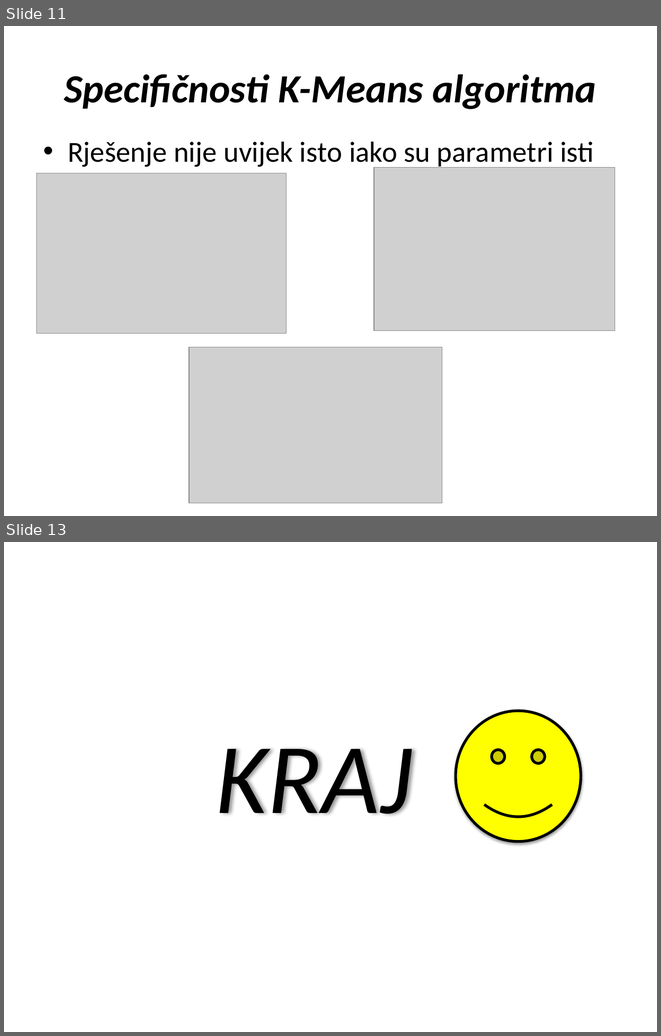
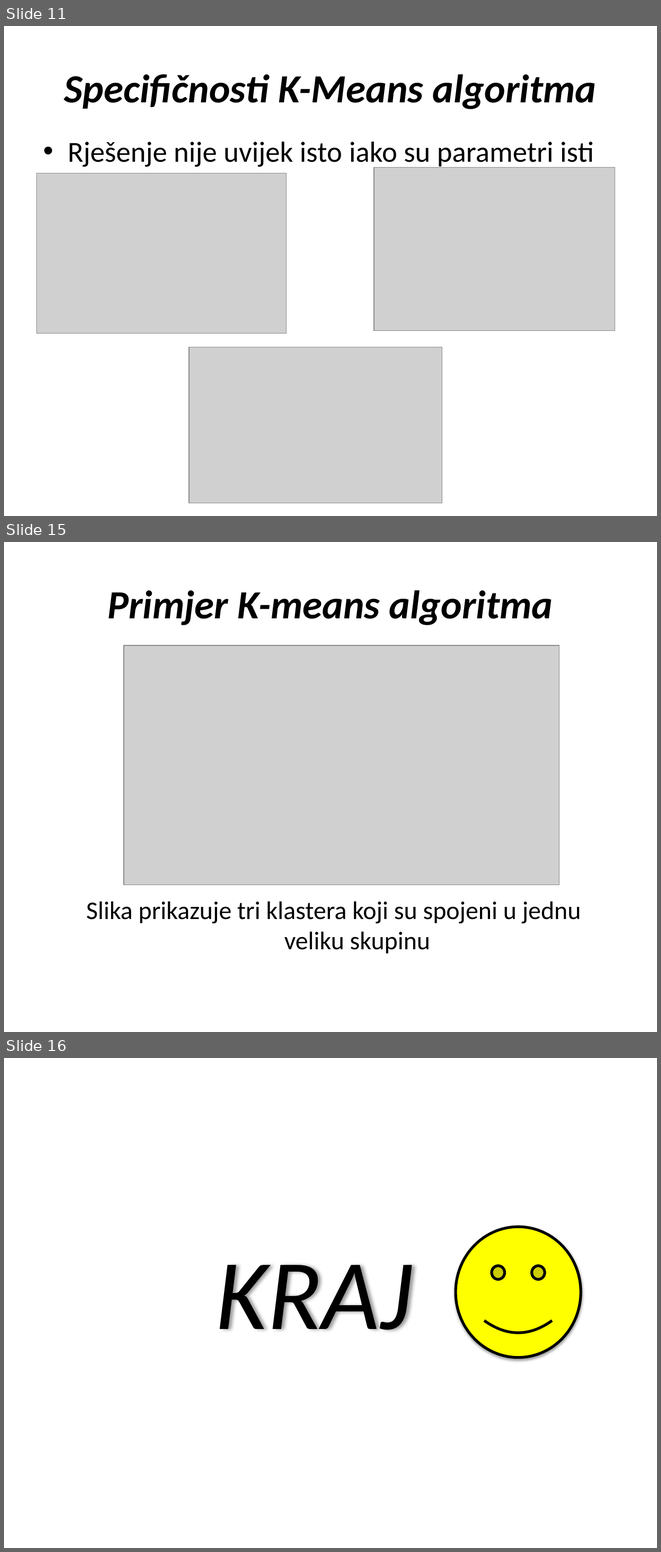
Before and after one commit to Duma91/Grupiranje_podataka_RUSU, a slide deck: Prezentacija/K-Means.pptx. Shown one above the other, each under a label of ours: slides 11 and 13 before the commit, slides 11, 15 and 16 after it; the slides between them are not shown. The pictures are 661x1036 and 661x1552 pixels, drawn with LibreOffice and Linux fonts; fonts in the diff are those of the drawing; grey boxes stand for pictures; background and template pictures are left out. Boxes give left, top, right and bottom in pixels: in the first picture for what was removed or moved away, otherwise in the second. Text is boxed around its words. In the diff, an @@ line names an element or a change of style, - is before the commit and + after.

```diff
--- a/Prezentacija/K-Means.pptx
+++ b/Prezentacija/K-Means.pptx
@@ slide 15 added at [4, 542, 657, 1032], background picture (left out) @@
@@ title added at [107, 590, 553, 625], 44 pt, text #000000, bold, italic @@
+Primjer K-means algoritma
@@ picture added at [123, 645, 559, 885] @@
@@ text added at [86, 901, 581, 953], 28 pt, text #000000 @@
+Slika prikazuje tri klastera koji su spojeni u jednu veliku skupinu
@@ what was slide 13 is now slide 16 @@
```
Also in this commit, not shown: 2 slides changed, 3 other slides added, 1 slide removed.
